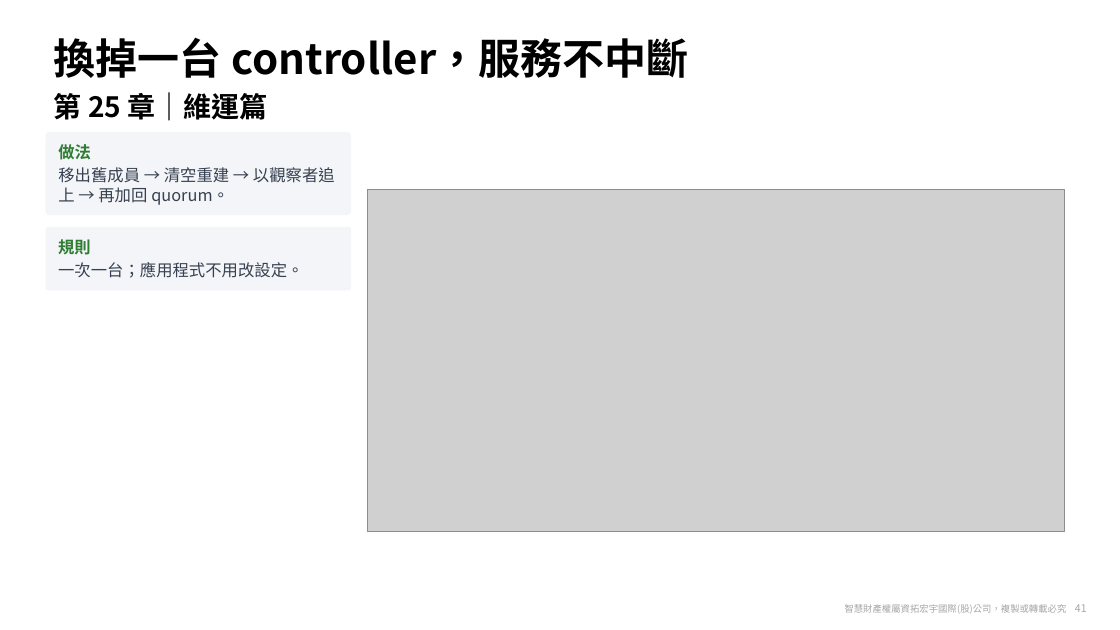
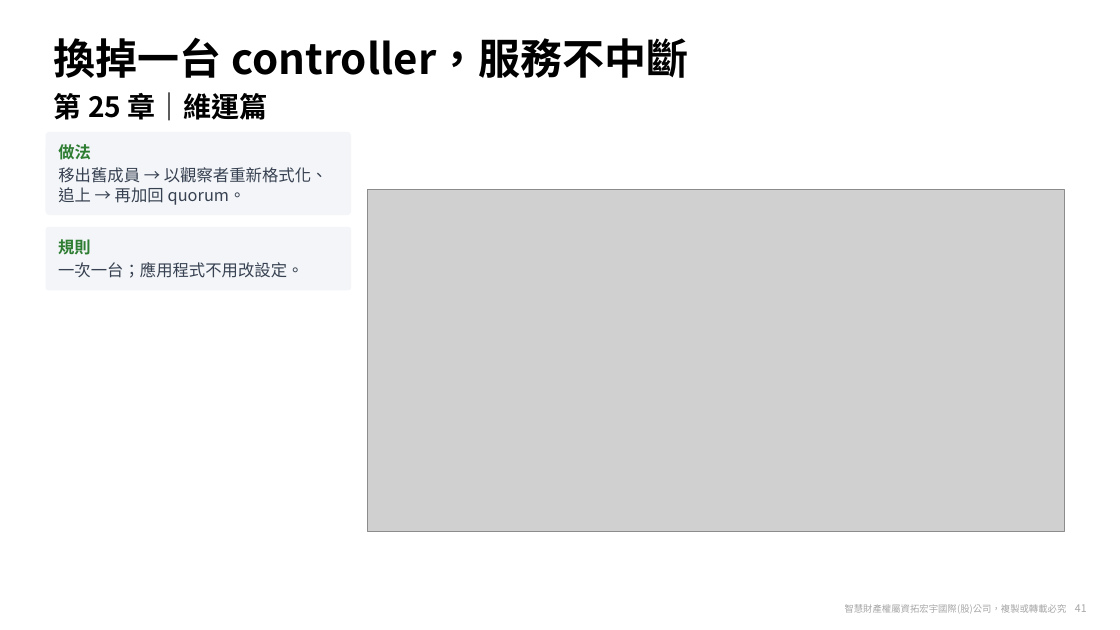
Before and after one commit to zxc81906119/kafka_install_ops, a slide deck: slide 41 of docs/Confluent-手冊導覽.pptx. Drawn at 1120x630 pixels with LibreOffice and Linux fonts; fonts in the diff are those of the drawing; grey boxes stand for pictures; background and template pictures are left out. Boxes give left, top, right and bottom in pixels: in the first picture for what was removed or moved away, otherwise in the second. Text is boxed around its words. In the diff, an @@ line names an element or a change of style, - is before the commit and + after.

```diff
--- a/docs/Confluent-手冊導覽.pptx
+++ b/docs/Confluent-手冊導覽.pptx
@@ text in rounded rectangle at [58,167,328,205]: text changed @@
-移出舊成員 → 清空重建 → 以觀察者追上 → 再加回 quorum。
+移出舊成員 → 以觀察者重新格式化、追上 → 再加回 quorum。
```
Also in this commit, not shown: 5 other slides changed, 49 other files.
